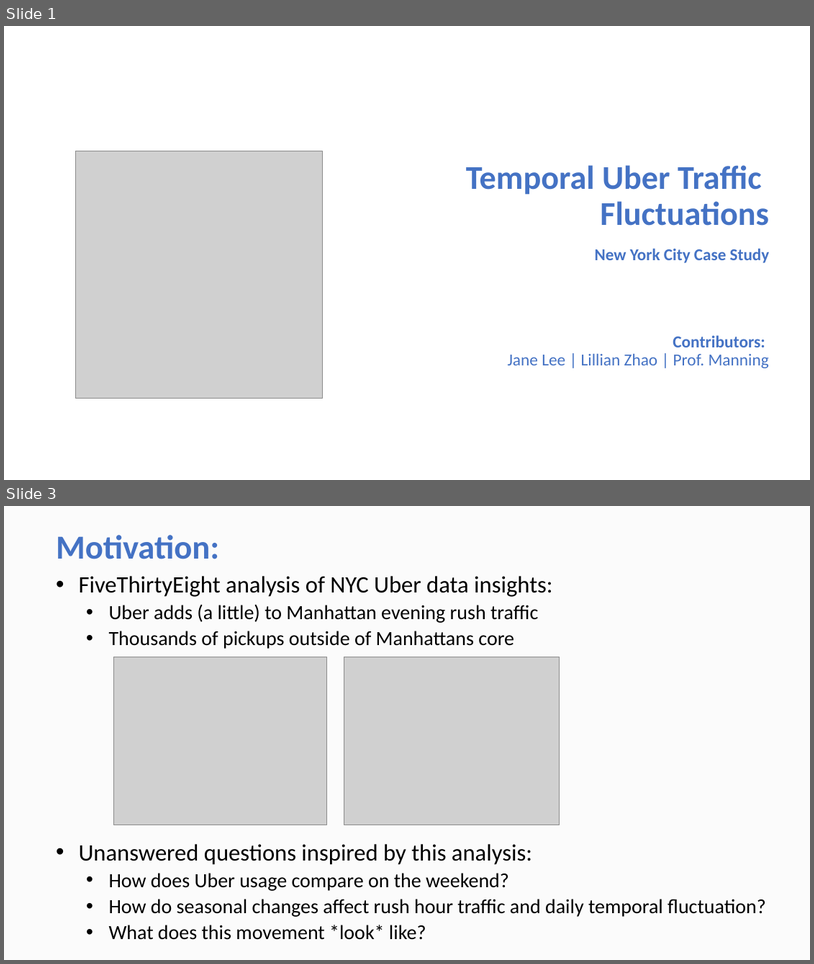
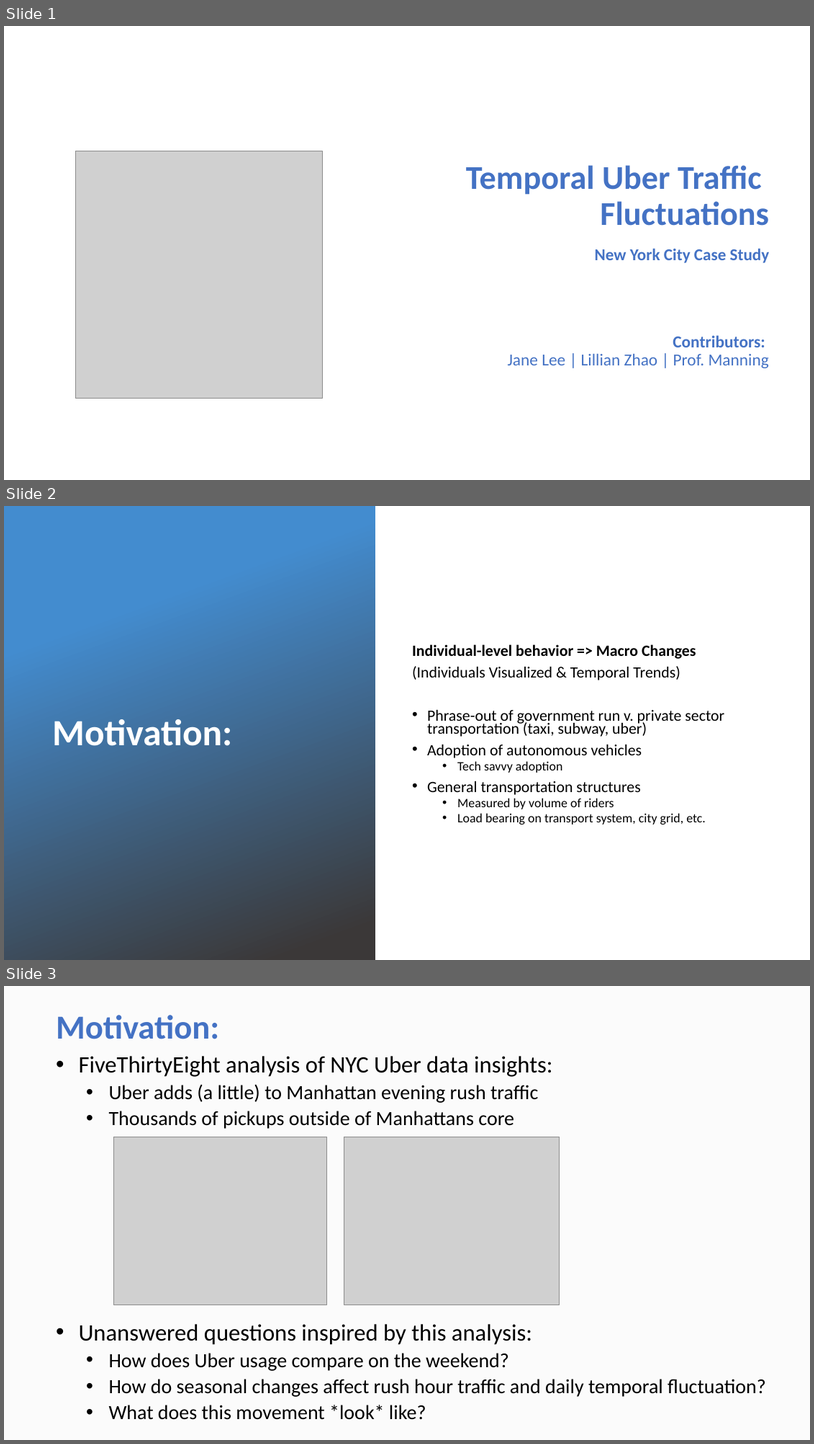
Before and after one commit to ContextLab/storytelling-with-data, a slide deck: data-stories/uber-nyc/UBER Presentation.pptx. Shown one above the other, each under a label of ours: slides 1 and 3 before the commit, slides 1, 2 and 3 after it; the slides between them are not shown. The pictures are 814x964 and 814x1444 pixels, drawn with LibreOffice and Linux fonts; fonts in the diff are those of the drawing; grey boxes stand for pictures; background and template pictures are left out. Boxes give left, top, right and bottom in pixels: in the first picture for what was removed or moved away, otherwise in the second. Text is boxed around its words. In the diff, an @@ line names an element or a change of style, - is before the commit and + after.

```diff
--- a/data-stories/uber-nyc/UBER Presentation.pptx
+++ b/data-stories/uber-nyc/UBER Presentation.pptx
@@ slide 2 added at bbox=[4, 506, 810, 960], background picture (left out) @@
@@ rectangle added at bbox=[4, 506, 376, 960], fill gradient #438CCF to #3B3838 @@
@@ text added at bbox=[412, 644, 725, 824], 18.7 pt, text #000000 @@
+Individual-level behavior => Macro Changes
+(Individuals Visualized & Temporal Trends)
+• Phrase-out of government run v. private sector transportation (taxi, subway, uber)
+• Adoption of autonomous vehicles
+  • Tech savvy adoption
+• General transportation structures
+  • Measured by volume of riders
+  • Load bearing on transport system, city grid, etc.
@@ title added at bbox=[52, 719, 232, 746], 44 pt, text #FFFFFF, bold @@
+Motivation:
```
Also in this commit, not shown: 3 slides changed, 12 other slides added, 2 slides removed, 2 other files.
